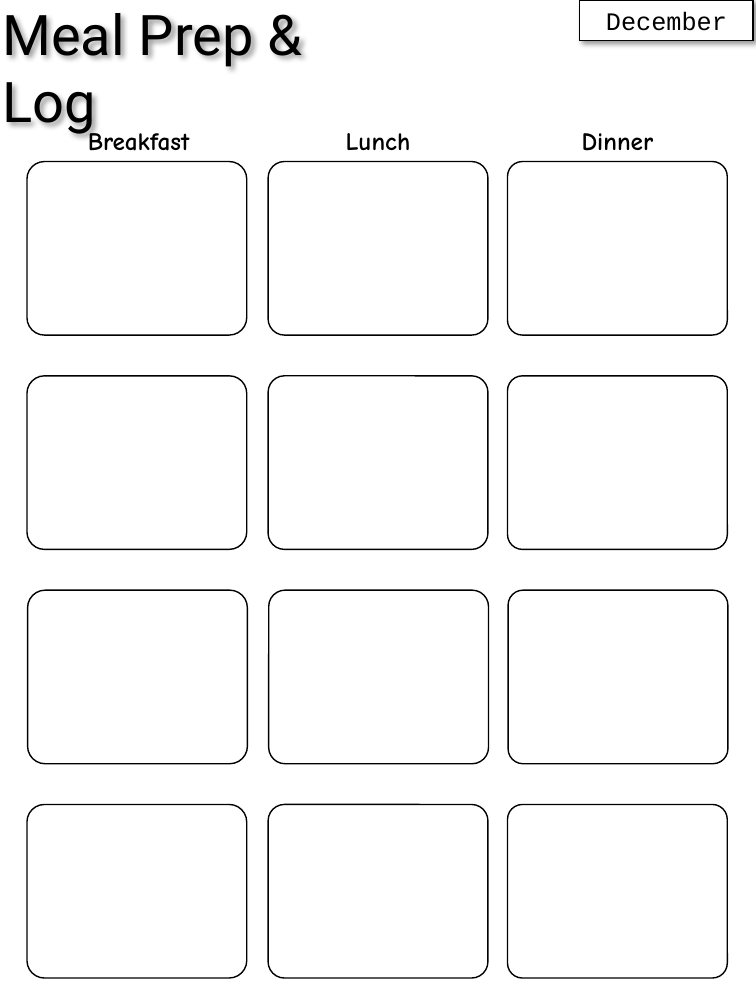
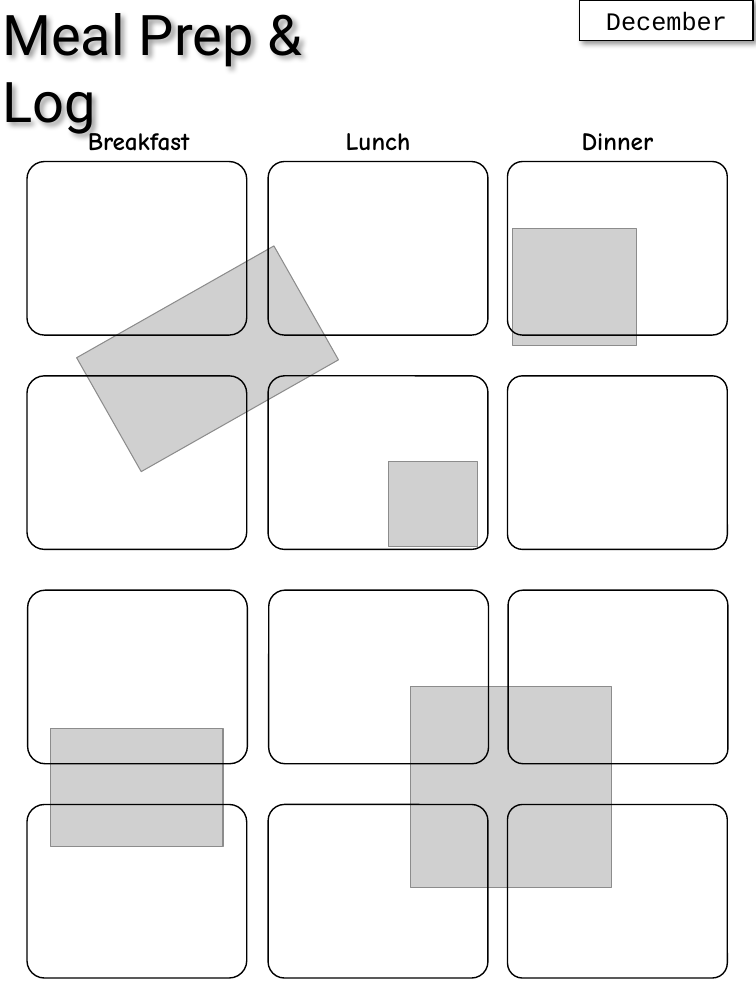
Before and after one commit to cds70409/cds70409.github.io, a slide deck: slide 23 of bujo_printouts.pptx. Drawn at 756x1008 pixels with LibreOffice and Linux fonts; fonts in the diff are those of the drawing; grey boxes stand for pictures. Boxes give left, top, right and bottom in pixels: in the first picture for what was removed or moved away, otherwise in the second. Text is boxed around its words. In the diff, an @@ line names an element or a change of style, - is before the commit and + after.

```diff
--- a/bujo_printouts.pptx
+++ b/bujo_printouts.pptx
@@ picture added at [513,229,637,346] @@
@@ picture added at [76,246,338,472] @@
@@ picture added at [388,462,477,547] @@
@@ picture added at [410,686,611,887] @@
@@ picture added at [50,728,223,846] @@
```
Also in this commit, not shown: 1 other slide changed, 4 slides added.
